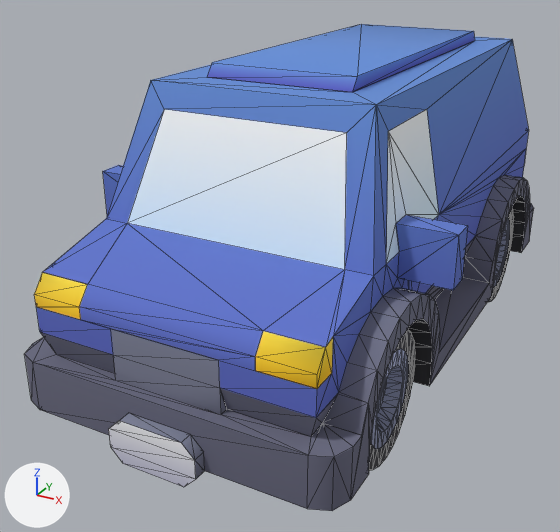
Two versions of the glTF model Assets/UnityEve/Art/Models/car-kit/van.glb, one commit apart.
Before and after are seen from a 50 mm lens placed at (1.38, -2.98, 1.83), pointed at (-0.16, -0.18, 0.43). Every picture has the same lights, and +X, +Y and +Z are marked at lower left. The older version comes first. Mesh edges are drawn as thin lines. Vertices at exactly the same position are counted once.

In view in the first picture: 'body', 'wheel-back-left', 'wheel-front-left'.
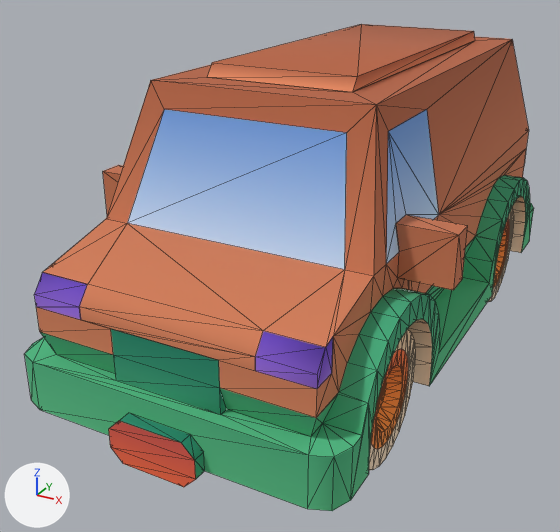
Where the newer file only moved an object's origin or applied its transform, the numbers keep the older frame.

Diff of the bpy script that builds the scene:
```diff
--- a/Assets/UnityEve/Art/Models/car-kit/van.glb.py
+++ b/Assets/UnityEve/Art/Models/car-kit/van.glb.py
@@ me_wheel_front_left @@
 me_wheel_front_left.from_pydata(...)  # 216 vertices, 332 faces; spans x -0.05..0.3, y -0.3..0.3, z -0.3..0.3
 # used by ob_wheel_front_left; location = (0.3, -0.76, 0.3)
+# me_wheel_front_left part 1: 332 kept faces spanning x -0.05..0.3, y -0.3..0.3, z -0.3..0.3 get new texture (UV) coordinates
 me_wheel_front_left.materials.append(mat_colormap)
@@ me_wheel_back_left @@
 me_wheel_back_left.from_pydata(...)  # 216 vertices, 332 faces; spans x -0.05..0.3, y -0.3..0.3, z -0.3..0.3
 # used by ob_wheel_back_left; location = (0.3, 0.76, 0.3)
+# me_wheel_back_left part 2: 332 kept faces spanning x -0.05..0.3, y -0.3..0.3, z -0.3..0.3 get new texture (UV) coordinates
 me_wheel_back_left.materials.append(mat_colormap)
@@ me_body @@
 # used by ob_body; location = (0.0, -0.1, 0.2)
-me_body.from_pydata(...)  # 430 vertices, 754 faces; spans x -0.75..0.75, y -1.25..1.5, z -0.05..1.15
+me_body.from_pydata(...)  # 426 vertices, 754 faces; spans x -0.75..0.75, y -1.25..1.5, z -0.05..1.15
+# me_body part 3: 2 vertices removed from x 0.47..0.55, y -0.1, z 0.6..1.0
+# me_body part 4: 736 kept faces spanning x -0.75..0.75, y -1.25..1.5, z -0.05..1.15 get new texture (UV) coordinates
+# other edits to the shape of me_body do not show in these pictures
 me_body.materials.append(mat_colormap)
```

Where the change shows, as pixel boxes [x1, y1, x2, y2] in the pictures (560 x 532 px):
part 1 of me_wheel_front_left, surface changed: [369, 329, 415, 471] in both
part 2 of me_wheel_back_left, surface changed: [488, 208, 514, 302] in both
part 3 of me_body, deleted: before [388, 109, 439, 220]
part 4 of me_body, surface changed: [24, 24, 534, 511] in both
